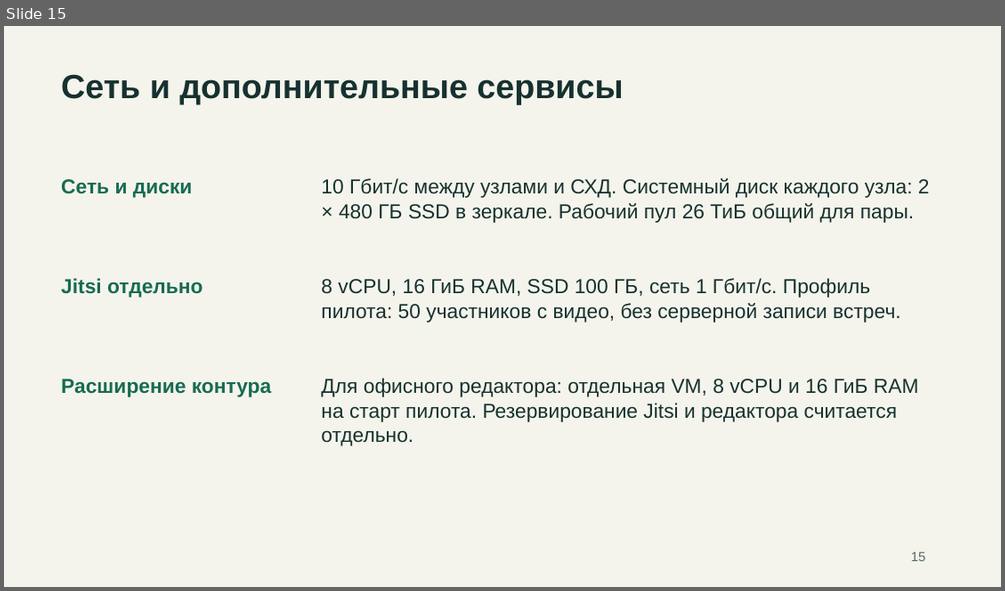
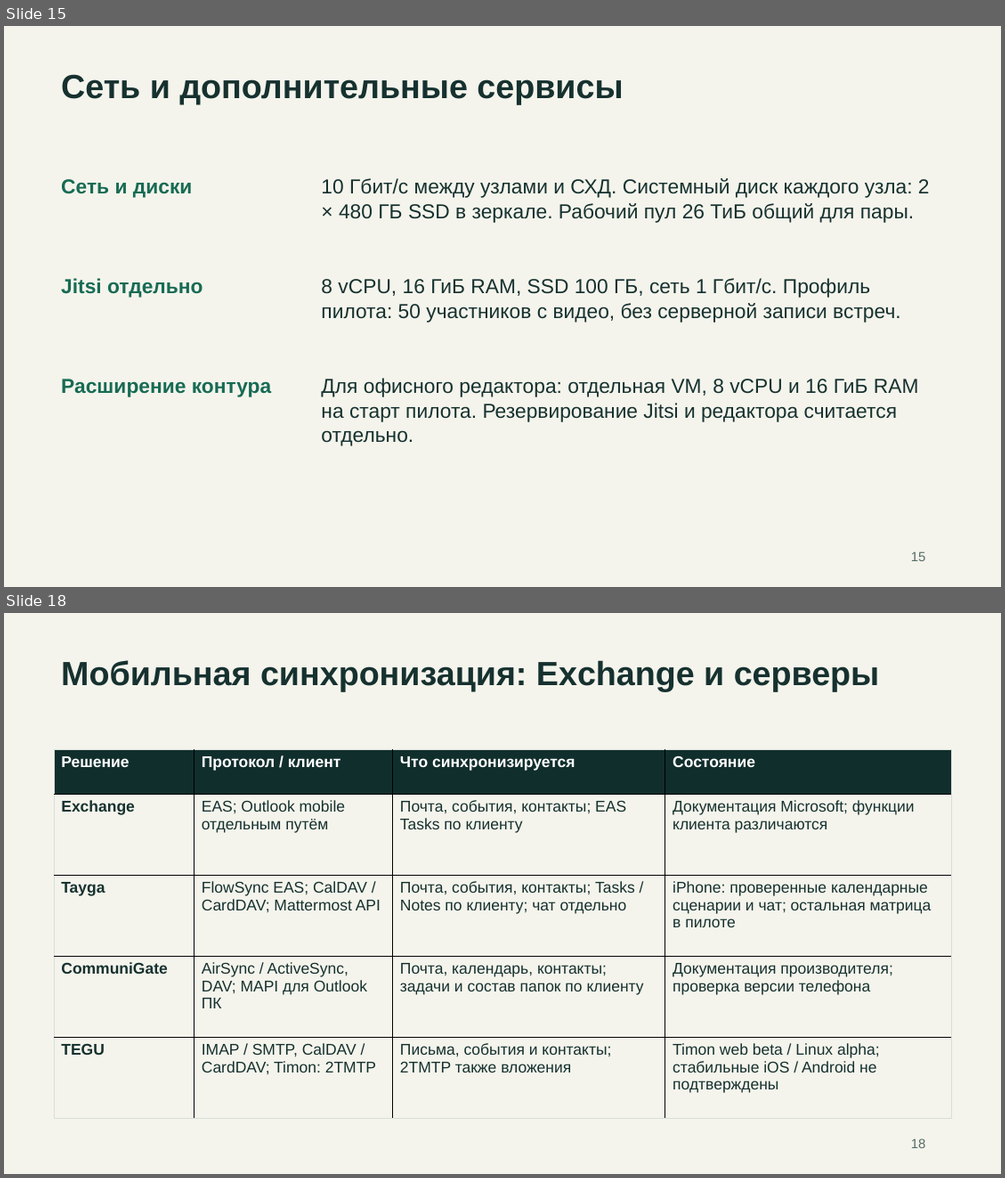
Before and after one commit to rkislov/tayga-mail-server, a slide deck: docs/presentations/tayga-competitors-2026-11-19.pptx. Shown one above the other, each under a label of ours: slide 15 before the commit, slides 15 and 18 after it; the slides between them are not shown. The pictures are 1005x591 and 1005x1178 pixels, drawn with LibreOffice and Linux fonts; fonts in the diff are those of the drawing. Boxes give left, top, right and bottom in pixels: in the first picture for what was removed or moved away, otherwise in the second. Text is boxed around its words. In the diff, an @@ line names an element or a change of style, - is before the commit and + after.

Commit message:
docs: compare collaboration and mobile sync against Exchange across eight solutions

```diff
--- a/docs/presentations/tayga-competitors-2026-11-19.pptx
+++ b/docs/presentations/tayga-competitors-2026-11-19.pptx
@@ slide 18 added at (x1=4, y1=613, x2=1001, y2=1174), background #F4F4EC @@
@@ text added at (x1=61, y1=660, x2=880, y2=692), 32.2 pt, text #16312F, bold @@
+Мобильная синхронизация: Exchange и серверы
@@ table added at (x1=54, y1=749, x2=952, y2=1119), 5 rows, 4 columns @@
+Решение | Протокол / клиент | Что синхронизируется | Состояние
+Exchange | EAS; Outlook mobile отдельным путём | Почта, события, контакты; EAS Tasks по клиенту | Документация Microsoft; функции клиента различаются
+Tayga | FlowSync EAS; CalDAV / CardDAV; Mattermost API | Почта, события, контакты; Tasks / Notes по клиенту; чат отдельно | iPhone: проверенные календарные сценарии и чат; остальная матрица в пилоте
+CommuniGate | AirSync / ActiveSync, DAV; MAPI для Outlook ПК | Почта, календарь, контакты; задачи и состав папок по клиенту | Документация производителя; проверка версии телефона
+TEGU | IMAP / SMTP, CalDAV / CardDAV; Timon: 2TMTP | Письма, события и контакты; 2TMTP также вложения | Timon web beta / Linux alpha; стабильные iOS / Android не подтверждены
@@ text added at (x1=911, y1=1138, x2=926, y2=1148), 12.8 pt, text #566C69 @@
+18
```
Also in this commit, not shown: 3 slides changed, 17 other slides added, 2 other files.
